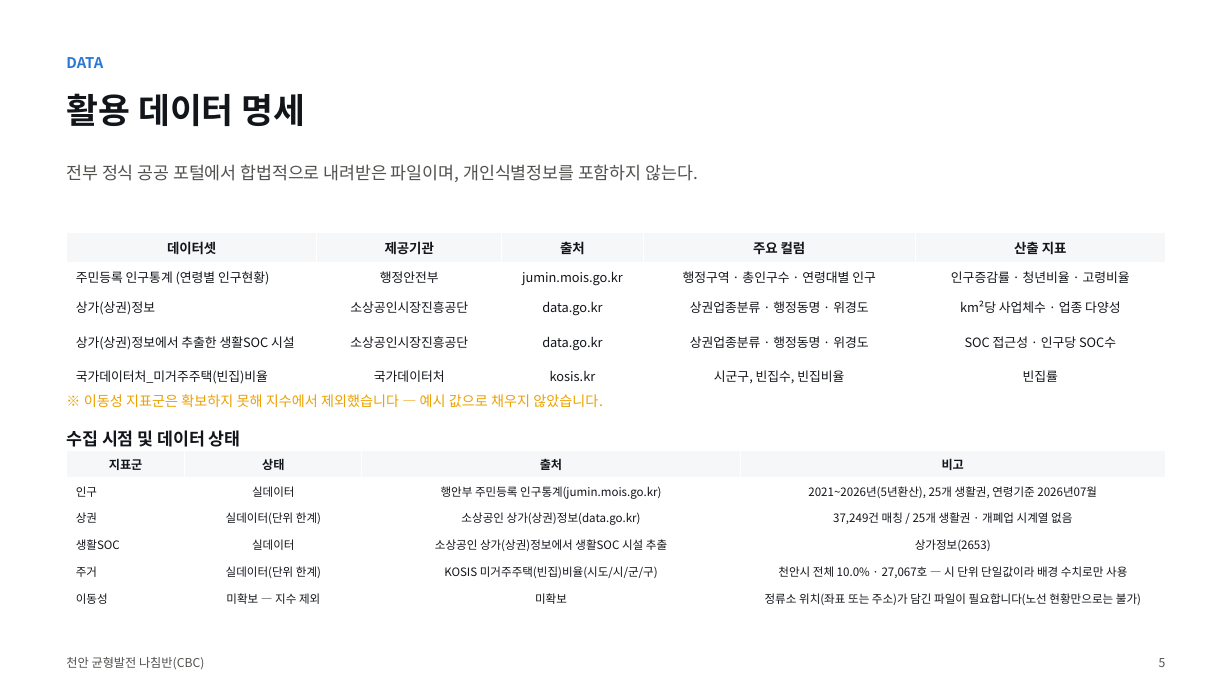
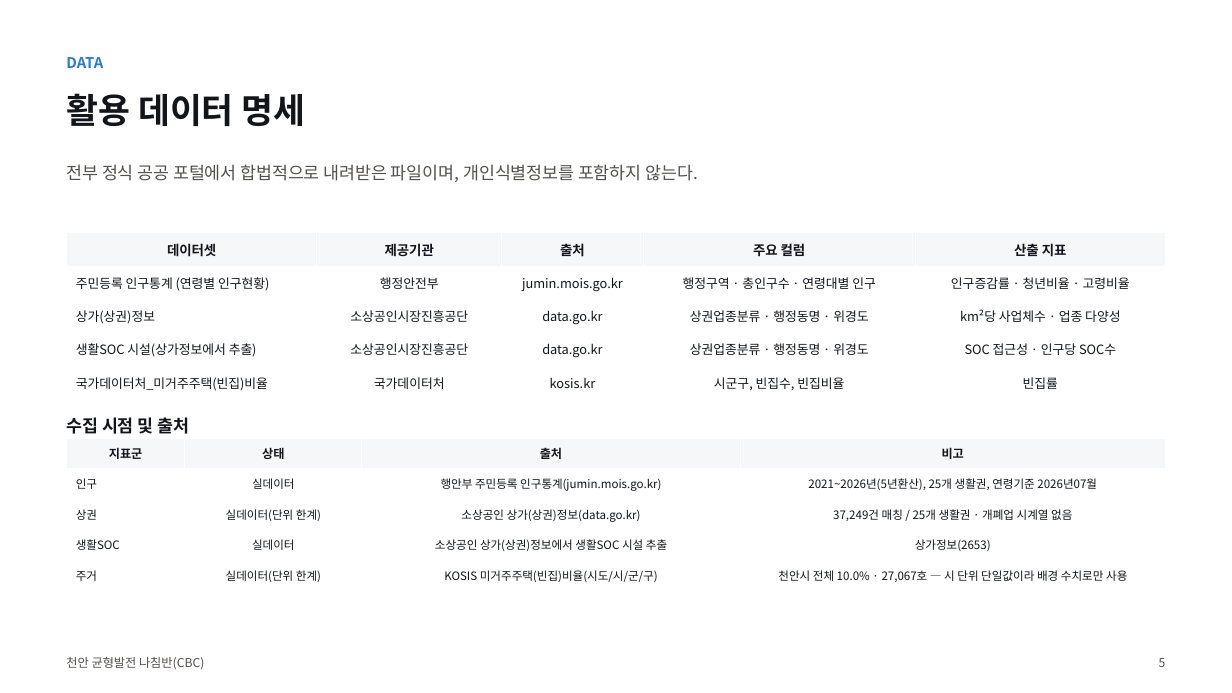
Before and after one commit to BioCode67/2026-AI-, a slide deck: slide 6 of deliverables/기획서_천안균형발전나침반_CBC.pptx. Drawn at 1232x693 pixels with LibreOffice and Linux fonts; fonts in the diff are those of the drawing. Boxes give left, top, right and bottom in pixels: in the first picture for what was removed or moved away, otherwise in the second. Text is boxed around its words. In the diff, an @@ line names an element or a change of style, - is before the commit and + after.

```diff
--- a/deliverables/기획서_천안균형발전나침반_CBC.pptx
+++ b/deliverables/기획서_천안균형발전나침반_CBC.pptx
@@ table at <box>67,233,1165,399</box> @@
-row 4, column 1: 상가(상권)정보에서 추출한 생활SOC 시설
+row 4, column 1: 생활SOC 시설(상가정보에서 추출)
@@ text at <box>66,417,189,434</box>: text changed @@
-수집 시점 및 데이터 상태
+수집 시점 및 출처
@@ text removed at <box>84,394,603,407</box> @@
-※ 이동성 지표군은 확보하지 못해 지수에서 제외했습니다 — 예시 값으로 채우지 않았습니다.
@@ table at <box>67,438,1165,591</box> @@
-row 6: 이동성 | 미확보 — 지수 제외 | 미확보 | 정류소 위치(좌표 또는 주소)가 담긴 파일이 필요합니다(노선 현황만으로는 불가)
@@ table: place and size @@
-table at <box>67,451,1165,612</box>
+table at <box>67,438,1165,591</box>
```
Also in this commit, not shown: 3 other slides changed, 6 other files.
